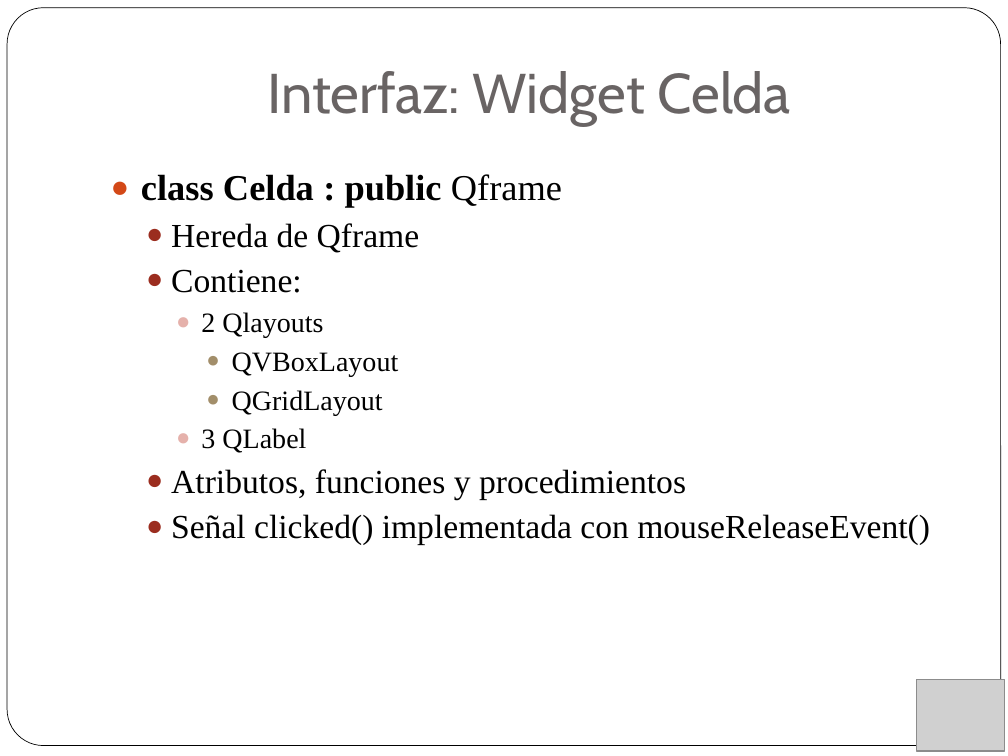
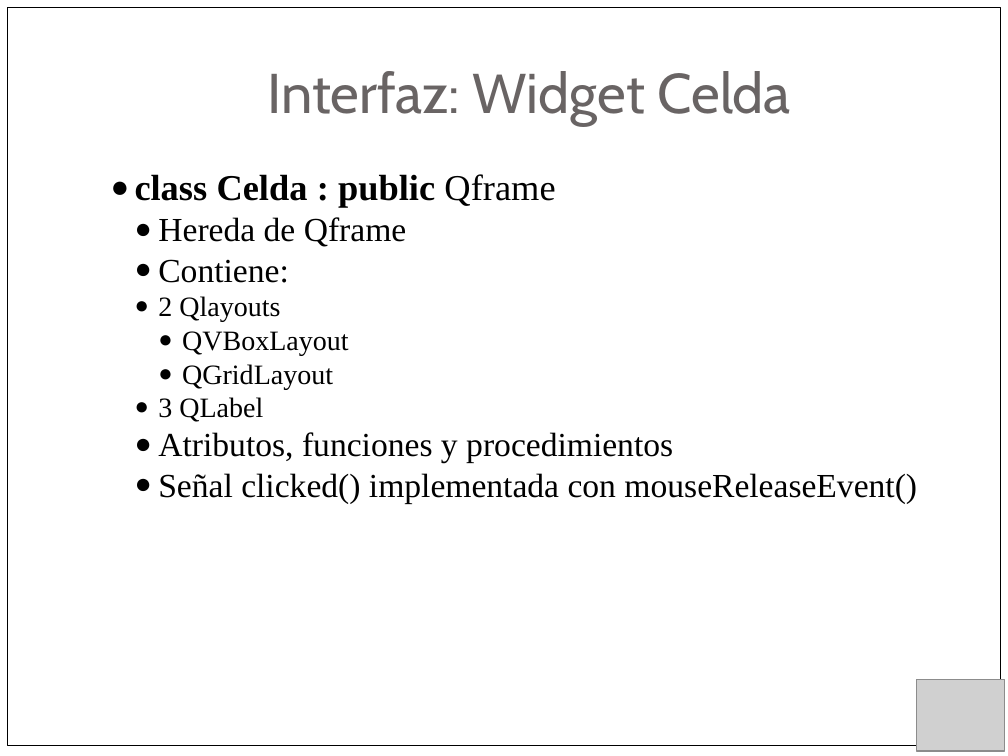
Before and after one commit to rubancar/sudoku-pyqt, a slide deck: slide 8 of Presentacion/PresentacionProyectoPython.pptx. Drawn at 1008x756 pixels with LibreOffice and Linux fonts; fonts in the diff are those of the drawing; grey boxes stand for pictures. Boxes give left, top, right and bottom in pixels: in the first picture for what was removed or moved away, otherwise in the second. Text is boxed around its words. In the diff, an @@ line names an element or a change of style, - is before the commit and + after.

```diff
--- a/Presentacion/PresentacionProyectoPython.pptx
+++ b/Presentacion/PresentacionProyectoPython.pptx
@@ rounded rectangle removed at (7,8,1001,746) @@
@@ rectangle added at (7,8,1001,746), fill #FFFFFF, outline #000000 0.51 pt @@
@@ text "class Celda : public Qframe" at (135,174,917,503): indent changed; less space between paragraphs; list level 3 to 2 in "2 Qlayouts"; list level 4 to 3 in "QVBoxLayout"; list level 4 to 3 in "QGridLayout"; list level 3 to 2 in "3 QLabel" @@
```
Also in this commit, not shown: 22 other slides changed.
